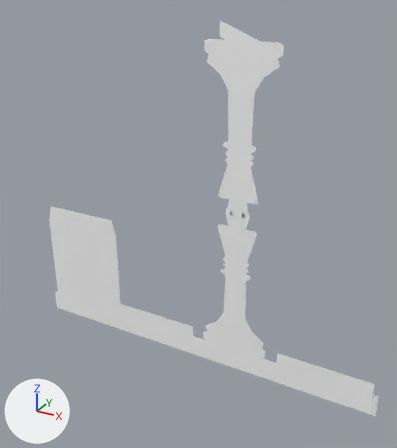
Before and after pictures for a commit that changed the Blender file models/blend/king.blend.
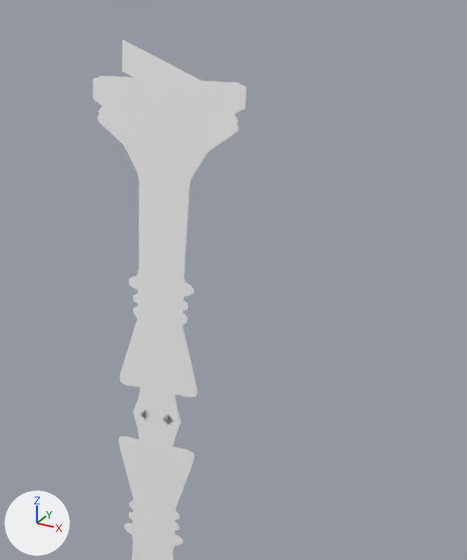
Old and new are each drawn whole from a camera (50 mm lens) standing at (4.11, -9.04, 7.8) and looking at (-0.66, -0.38, 3.47) and again close up on the part from 39% to 100% of the width and 0% to 64% of the height. Every picture has the same lights, and +X, +Y and +Z are marked at lower left. The first two pictures are the older version.
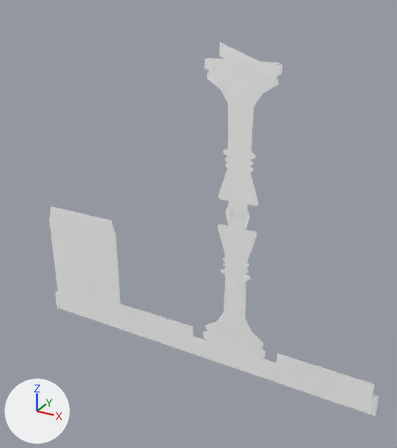
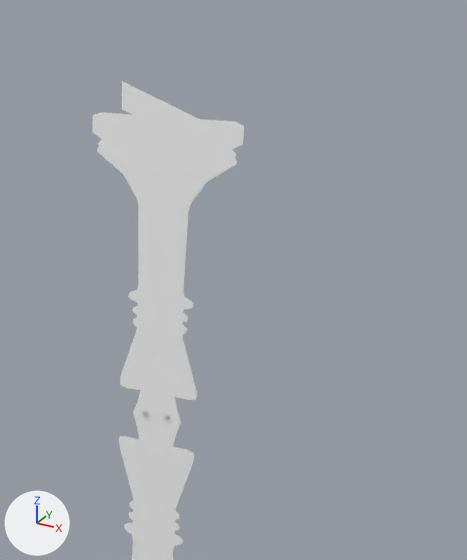
Edits to the scene script, one JSON object a line:
```json
{"block": "me_メッシュ_016", "where": "# used by ob_polysurface60; location = (0.0, 0.0, 0.0)"}
{"op": "remove", "block": "me_メッシュ_016", "code": "me_メッシュ_016.from_pydata(...)  # 235 vertices, 5 faces, 10 loose edges; spans x -5.1..3.1, y -1.0..0.0, z 0.0..7.21"}
{"op": "add", "block": "me_メッシュ_016", "code": "me_メッシュ_016.from_pydata(...)  # 235 vertices, 5 faces, 10 loose edges; spans x -5.1..3.1, y -1.0..0.0, z 0.0..6.85"}
{"block": "me_メッシュ_016", "change": "me_メッシュ_016 part 1: all 88 vertices in x -0.74..0.74, y 0.0, z 3.73..7.21 are scaled about their middle by (1, 0, 0.9), then moved by (0.0, 0.0, -0.18)"}
```

Changed parts and their boxes (x1, y1, x2, y2) in the close-ups (467 x 560 px):
```json
{"object": "polySurface60", "change": "reshaped", "before": [93, 40, 246, 560], "after": [93, 81, 244, 560]}
```
